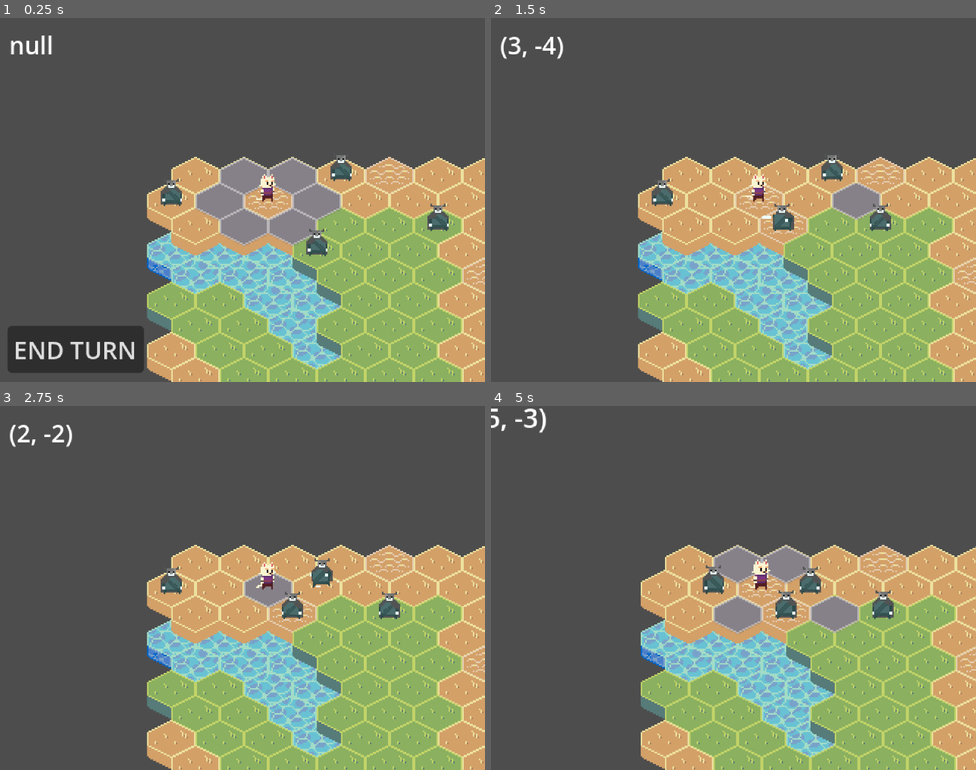
Above: before the commit, frames 1-4 (two rows, left to right).
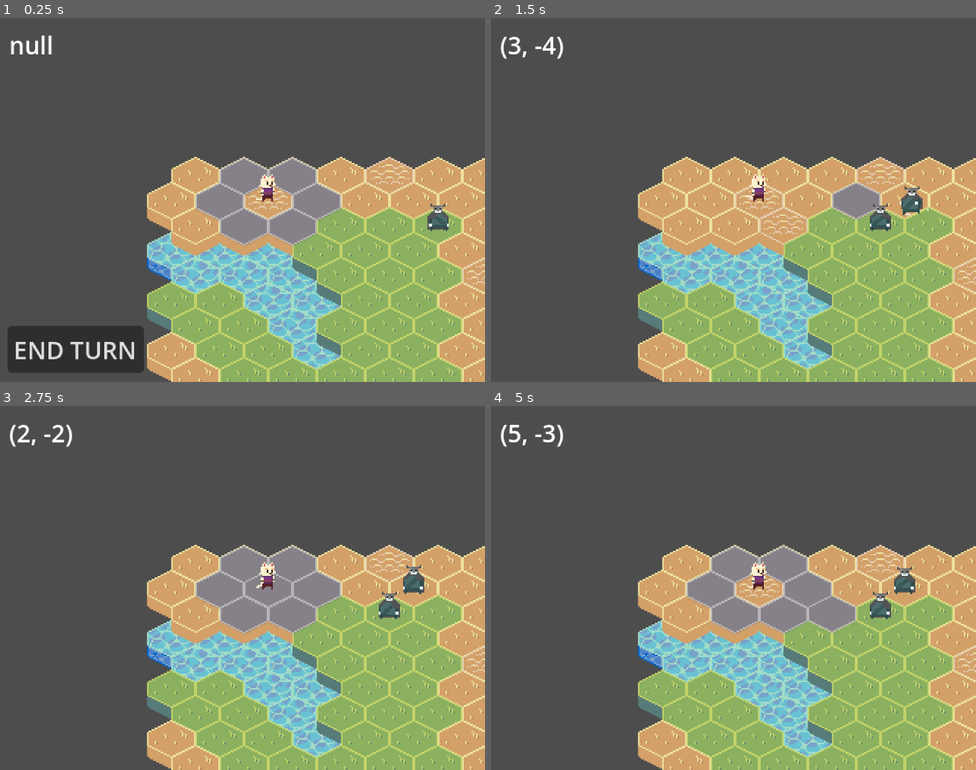
Above: after the commit, the same moments.

Repository: kroraf/cat-hoplite
Game: Godot game, scene res://scenes/game.tscn
Two runs of this game, one before a commit and one after it. Both use one fixed random seed, a clock stepped at 60 frames per second and the inputs below.
Inputs (mouse positions are in pixels of both pictures, inside the frame that each line leads up to):
- Up to frame 1 (0.25 s): no input
- Up to frame 2 (1.5 s): click "END TURN" at 0.5 s; tap Enter (ui_accept) at 1.25 s; move the mouse to (840, 181) at 1.27 s; press the mouse at (840, 181) at 1.28 s; hold Right (ui_right) from 1.28 s (still down)
- Up to frame 3 (2.75 s): tap Enter (ui_accept) at 1.52 s; release Right (ui_right) at 2 s; release the mouse at (349, 569) at 2 s; drag from (145, 606) to (266, 577) at 2.02 s
- Up to frame 4 (5 s): move the mouse to (782, 507) at 2.77 s; press the mouse at (782, 507) at 2.78 s; hold Right (ui_right) 2.78-3.5 s; tap O at 2.85 s; release the mouse at (782, 507) at 3.5 s; drag from (709, 660) to (879, 602) at 3.52 s; move the mouse to (879, 642) at 4.27 s; press the mouse at (879, 642) at 4.28 s; hold Left (ui_left) from 4.28 s (still down); tap Shift at 4.35 s; tap Enter (ui_accept) at 4.52 s

The runs differ from the first frame. In frame 1, 0.7% of the frame differs, in the area x 33-73%, y 37-66%; in frame 2, 1.0%; in frame 3, 4.8%; in frame 4, 14%, in the area x 0-100%, y 0-100%.

Commit message:
Command pattern implemented

Diff:
--- a/globals/animation_manager.gd
+++ /dev/null
@@ -1,53 +0,0 @@
-extends Node
-
-#var active_animations: int = 0
-#signal all_animations_complete
-
-#func register_animation() -> void:
-	#active_animations += 1
-	#print("Animation registered. Total: ", active_animations)
-
-#func unregister_animation() -> void:
-	#active_animations = max(0, active_animations - 1)
-	#print("Animation completed. Remaining: ", active_animations)
-	#
-	#if active_animations == 0:
-		#all_animations_complete.emit()
-#
-#func wait_for_animations() -> void:
-	#if active_animations > 0:
-		#print("Waiting for ", active_animations, " animations to complete...")
-		#await all_animations_complete
-		#print("All animations completed")
-
-var _blocking_by_node: Dictionary = {}   # Node -> count of blocking anims
-signal all_finished
-
-func register(node: Node) -> void:
-	if not _blocking_by_node.has(node):
-		_blocking_by_node[node] = 0
-		if not node.is_connected("tree_exited", Callable(self, "_on_node_freed")):
-			node.connect("tree_exited", Callable(self, "_on_node_freed").bind(node))
-	_blocking_by_node[node] += 1
-
-func unregister(node: Node) -> void:
-	if not _blocking_by_node.has(node):
-		return
-
-	_blocking_by_node[node] -= 1
-	if _blocking_by_node[node] <= 0:
-		_blocking_by_node.erase(node)
-
-	if _blocking_by_node.is_empty():
-		all_finished.emit()
-
-func _on_node_freed(node: Node) -> void:
-	# Node was freed mid-animation, clean it out
-	_blocking_by_node.erase(node)
-	if _blocking_by_node.is_empty():
-		all_finished.emit()
-
-func wait_for_all() -> void:
-	if _blocking_by_node.is_empty():
-		return
-	await all_finished
--- a/globals/event_bus.gd
+++ b/globals/event_bus.gd
@@ -9,3 +9,5 @@
 signal unit_died(unit)
 signal action_started(unit)
 signal action_complete(unit)
+signal post_command(cmd)
+signal execute_next_command
--- a/project.godot
+++ b/project.godot
@@ -21,7 +21,7 @@
 Navigation="*res://globals/navigation.gd"
 OccupancyManager="*res://globals/occupancy_manager.gd"
 MeleeAiController="*res://scripts/melee_ai_controller.gd"
-AnimationManager="*res://globals/animation_manager.gd"
+CommandProcessor="*res://scripts/command/command_processor.gd"
 
 [display]
 
--- a/scenes/game.tscn
+++ b/scenes/game.tscn
@@ -112,17 +112,7 @@
 def = ExtResource("9_0tnpc")
 
 [node name="Enemy2" parent="UnitManager/Group2" instance=ExtResource("2_yqjtg")]
-position = Vector2(113, 42)
-is_enemy = true
-def = ExtResource("9_0tnpc")
-
-[node name="Enemy3" parent="UnitManager/Group2" instance=ExtResource("2_yqjtg")]
-position = Vector2(129, -9)
-is_enemy = true
-def = ExtResource("9_0tnpc")
-
-[node name="Enemy4" parent="UnitManager/Group2" instance=ExtResource("2_yqjtg")]
-position = Vector2(13, 11)
+position = Vector2(187, 25)
 is_enemy = true
 def = ExtResource("9_0tnpc")
 
--- /dev/null
+++ b/scripts/command/attack_command.gd
@@ -0,0 +1,9 @@
+class_name AttackCommand extends Command
+
+
+func _init(src: Character, trgt: Character) -> void:
+	super(src, trgt)
+
+func execute():
+	print("{0} attacking {1}".format([source.name, target.name]))
+	await source.attack(target)
--- /dev/null
+++ b/scripts/command/command.gd
@@ -0,0 +1,11 @@
+class_name Command extends Node
+
+var source
+var target
+
+func _init(src, trgt) -> void:
+	source = src
+	target = trgt
+
+func execute():
+	pass
--- /dev/null
+++ b/scripts/command/command_processor.gd
@@ -0,0 +1,34 @@
+extends Node
+
+signal queue_empty
+
+var command_queue: Array[Command] = []
+var undo_queue: Array[Command]
+var executing: bool = false
+
+func _ready() -> void:
+	EventBus.post_command.connect(_on_post_command)
+	EventBus.execute_next_command.connect(_on_execute_next_command)
+
+func _on_post_command(command):
+	print("- Adding {0} to queue.".format([command]))
+	command_queue.append(command)
+	EventBus.execute_next_command.emit()
+
+func _on_execute_next_command():
+	print("> command_queue: ", command_queue)
+	if executing or command_queue.is_empty():
+		if command_queue.is_empty():
+			queue_empty.emit()
+		return
+	executing = true
+	var c: Command = command_queue.pop_front()
+	await c.execute()
+	executing = false
+	if not command_queue.is_empty():
+		EventBus.execute_next_command.emit()
+	else:
+		queue_empty.emit()
+
+func is_queue_empty() -> bool:
+	return command_queue.is_empty() and not executing
--- /dev/null
+++ b/scripts/command/command_processor.tscn
@@ -0,0 +1,6 @@
+[gd_scene load_steps=2 format=3 uid="uid://bcuxm5fguqmfh"]
+
+[ext_resource type="Script" uid="uid://cbxppk3hdtl0p" path="res://scripts/command/command_processor.gd" id="1_n6xcm"]
+
+[node name="CommandProcessor" type="Node"]
+script = ExtResource("1_n6xcm")
--- /dev/null
+++ b/scripts/command/die_command.gd
@@ -0,0 +1,8 @@
+class_name DieCommand extends Command
+
+func _init(src: Character) -> void:
+	super(src, null)
+
+func execute():
+	print("{0} dies.".format([source.name]))
+	await source.die()
--- /dev/null
+++ b/scripts/command/move_command.gd
@@ -0,0 +1,12 @@
+class_name MoveCommand extends Command
+
+var path: Array = []
+
+func _init(src: Character, move_path: Array) -> void:
+	super(src, null)
+	path = move_path
+	pass
+
+func execute():
+	print("{0} is moving to {1}".format([source.name, str(path)]))
+	await source.move_along_path(path)
--- a/scripts/game.gd
+++ b/scripts/game.gd
@@ -35,12 +35,15 @@
 		EventBus.cursor_accept_pressed.emit(hexgrid.local_to_map(get_global_mouse_position()))
 	elif event.is_action_pressed("left_mouse_button"):
 		# Only process clicks if it's player's turn and not busy
-		if unit_manager.is_player_turn() and not unit_manager.is_animation_playing():
+		if unit_manager.is_player_turn() and not unit_manager.is_animation_playing:
 			EventBus.cursor_accept_pressed.emit(hexgrid.local_to_map(get_global_mouse_position()))
 			var actual_current_unit = unit_manager.get_current_unit()
 			var movement_path = Navigation.get_movement_path(actual_current_unit.grid_position, cursor_cell_position)
 			if not actual_current_unit.is_in_motion and cursor_cell_position in Navigation.get_walkable_cells(actual_current_unit):
-				move_unit_to_cell(actual_current_unit, movement_path)
+				#move_unit_to_cell(actual_current_unit, movement_path)
+				var move_cmd = MoveCommand.new(actual_current_unit, movement_path)
+				move_cmd.name = "Plr mov"
+				EventBus.post_command.emit(move_cmd)
 #
 func _on_cursor_accept_pressed(cursor_cell):
 	coordinates_label.text = str(cursor_cell)
@@ -77,16 +80,13 @@
 
 func _update_end_turn_button():
 	var is_player_turn = unit_manager.is_player_turn()
-	var is_busy = unit_manager.is_animation_playing()
+	var is_busy = unit_manager.is_animation_playing
 
 	end_turn_button.visible = is_player_turn
 	end_turn_button.disabled = is_busy or not is_player_turn
 
 func _on_action_started(unit):
-	print("_on_action_started")
 	movement_overlay.clear_all_highlights()
 
 func _on_action_complete(unit):
-	pass
-	print("_on_action_complete")
 	update_movement_overlay(current_unit)
--- a/scripts/melee_ai_controller.gd
+++ b/scripts/melee_ai_controller.gd
@@ -54,7 +54,6 @@
 	return result.path
 
 func _execute_move() -> void:
-	await AnimationManager.wait_for_all()
 	var path = _get_path_to_player()
 
 	if path.size() > 1:
@@ -64,7 +63,10 @@
 			var move_path: Array[Vector2i] = [unit.grid_position, next_cell]
 
 			print(unit.name, " moving to: ", next_cell)
-			unit.move_along_path(move_path)
+			var move_cmd = MoveCommand.new(unit, move_path)
+			move_cmd.name = "Enmy mov"
+			EventBus.post_command.emit(move_cmd)
+			#unit.move_along_path(move_path)
 			# Don't call _on_move_complete here - let the movement complete signal handle it
 		else:
 			print("Cell not walkable, ending turn")
--- a/scripts/turn_manager.gd
+++ /dev/null
@@ -1,119 +0,0 @@
-class_name TurnManager
-extends Node2D
-
-var groups: Array = []
-
-var current_group: Node
-var current_group_index: int = 0
-var current_unit_index: int = 0
-var current_unit: Character
-var has_moved: bool = false
-var has_attacked: bool = false
-var current_acs: Array
-
-func _ready() -> void:
-	for child in get_children():
-		if child.get_child_count() > 0:
-			groups.append(child)
-
-func start_battle() -> void:
-	current_group = groups[0]
-	_begin_turn()
-
-func get_active_units() -> Array[Character]:
-	var units: Array[Character] = []
-
-	for group in groups:
-		for child in group.get_children():
-			if child.health > 0:
-				units.append(child)
-
-	return units
-
-func _unhandled_input(event: InputEvent) -> void:
-	if event is InputEventMouseMotion:
-		var cell = Navigation.world_to_cell(get_global_mouse_position())
-		var match_ac = null
-		for ac in current_acs:
-			if cell == ac.end_point:
-				match_ac = ac
-				break
-		if !has_moved:
-			EventBus.show_move_path.emit(match_ac)
-
-	if event is InputEventMouseButton and event.pressed and event.button_index == MOUSE_BUTTON_LEFT:
-		var cell = Navigation.world_to_cell(get_global_mouse_position())
-
-		for ac in current_acs:
-			if cell == ac.end_point:
-				if has_moved:
-					has_attacked = true
-					await _process_attack(ac)
-				else:
-					current_unit.move_along_path(ac.path + [ac.end_point])
-					await current_unit.movement_complete
-					has_moved = true
-				update_status()
-				return
-
-func _process_attack(ac: ActionInstance):
-	current_unit.attack(ac)
-	await current_unit.attack_complete
-	for cell in ac.path:
-		var children = []
-		for group in groups:
-			children.append_array(group.get_children())
-		for child in children:
-			if child.cell == cell:
-				if child != current_unit:
-					child.health -= 1
-
-func update_status() -> void:
-	if has_attacked and has_moved:
-		_step_turn()
-	else:
-		_update_paths()
-
-func _step_turn() -> void:
-	var prev_group_index = current_group_index
-	var prev_index = current_unit_index
-
-	var next_unit: Character
-
-	while true:
-		current_unit_index += 1
-		if current_unit_index >= current_group.get_child_count():
-			current_group_index = wrapi(current_group_index + 1, 0, groups.size())
-			current_group = groups[current_group_index]
-			current_unit_index = 0
-		print(current_unit_index)
-		if prev_group_index == current_group_index and prev_index == current_unit_index:
-			next_unit = null
-			break
-
-		if current_group.get_child(current_unit_index).is_active:
-			next_unit = current_group.get_child(current_unit_index)
-			break
-
-	if next_unit != null:
-		_begin_turn()
-	else:
-		print('no unit!')
-
-func _begin_turn() -> void:
-	current_unit = current_group.get_child(current_unit_index)
-	has_attacked = false
-	has_moved = false
-	_update_paths()
-
-func _update_paths() -> void:
-	EventBus.show_move_path.emit(null)
-	if has_moved:
-		current_acs = current_unit.get_attack_paths()
-		EventBus.show_attack_acs.emit(current_acs)
-		EventBus.show_move_acs.emit([])
-		return
-
-	current_acs = current_unit.get_move_paths()
-	EventBus.show_move_acs.emit(current_acs)
-	EventBus.show_attack_acs.emit([])
--- a/scripts/unit.gd
+++ b/scripts/unit.gd
@@ -30,7 +30,6 @@
 		is_in_motion = false
 		return
 
-	AnimationManager.register(self)
 	EventBus.movement_started.emit()
 	is_in_motion = true
 	current_path = path.slice(1)
@@ -57,7 +56,7 @@
 		self,
 		'global_position',
 		Navigation.map_to_global(next_cell),
-		.3
+		.5
 	).set_trans(Tween.TRANS_LINEAR)
 	#await movement_tween.finished
 
@@ -73,11 +72,16 @@
 		if occupant and occupant != self and occupant.is_enemy != self.is_enemy:
 			enemies_in_range.append(occupant)
 	print("Enemies in range: ", enemies_in_range)
-	for unit in enemies_in_range:
-		print("> ", self.name, " attacks ", unit.name)
-		await _play_attack_animation()
-		unit.take_damage(1)
+	for target in enemies_in_range:
+		var attack_cmd = AttackCommand.new(self, target)
+		attack_cmd.name = "{0} attk".format([self.name])
+		EventBus.post_command.emit(attack_cmd)
 	EventBus.action_complete.emit(self)
+
+func attack(target: Character):
+	print("> ", self.name, " attacks ", target.name)
+	await _play_attack_animation()
+	target.take_damage(1)
 
 func _get_actionable_cells() -> Array[Vector2i]:
 	var cells: Array[Vector2i] = []
@@ -107,19 +111,19 @@
 	sprite.play("idle")
 	is_in_motion = false
 	OccupancyManager.register_character(self, grid_position)
-	AnimationManager.unregister(unit_that_moved)
 	await scan_for_enemies_and_attack()
 	await get_tree().create_timer(0.1).timeout
-	AnimationManager.wait_for_all()
 	decrease_ap(1)
 	_evaluate_ap()
 
 func take_damage(value):
-	print(self.name, ": OUCH!")
 	_play_hit_animation()
 	current_hp -= value
 	if current_hp <= 0:
-		self.die()
+		var die_cmd = DieCommand.new(self)
+		die_cmd.name = "Die"
+		EventBus.post_command.emit(die_cmd)
+		#self.die()
 
 func die():
 	print(self.name, " DIES!")
@@ -128,16 +132,12 @@
 	await _play_death_animation()
 	EventBus.unit_died.emit(self)
 	queue_free()
-	#await get_tree().create_timer(1).timeout
-	#EventBus.end_turn.emit()
 
 func _play_run_animation():
 	if sprite.animation != "run":
 		sprite.play("run")
 
 func _play_death_animation() -> void:
-	print("playing death animation for ", self)
-	AnimationManager.register(self)
 	if sprite.sprite_frames.has_animation("die"):
 		sprite.play("die")
 		await sprite.animation_finished
@@ -145,17 +145,9 @@
 		var tween = create_tween()
 		tween.tween_property(self, "modulate:a", 0.0, 0.3)
 		await tween.finished
-	print("death animation for ", self, "is finally done!")
-	AnimationManager.unregister(self)
 
 func _play_attack_animation():
 	print("playing attack animation for ", self)
-	AnimationManager.register(self)
-	# Face the target
-	#var direction = target.global_position - global_position
-	#sprite.flip_h = direction.x < 0
-
-	# Play attack animation
 	if sprite.sprite_frames.has_animation("attack"):
 		sprite.play("attack")
 		await sprite.animation_finished
@@ -166,11 +158,9 @@
 		tween.tween_property(sprite, "scale", Vector2(1.2, 1.2), 0.1)
 		tween.tween_property(sprite, "scale", Vector2(1.0, 1.0), 0.1)
 		await tween.finished
-	AnimationManager.unregister(self)
 
 func _play_hit_animation():
 	print("playing hit animation for ", self)
-	AnimationManager.register(self)
 	if sprite.sprite_frames.has_animation("hit"):
 		sprite.play("hit")
 		await sprite.animation_finished
@@ -198,4 +188,3 @@
 		tween.tween_property(self, "modulate", original_modulate, 0.08)
 		tween.tween_property(self, "scale", original_scale, 0.08)
 		await tween.finished
-	AnimationManager.unregister(self)
--- a/scripts/unit_manager.gd
+++ b/scripts/unit_manager.gd
@@ -1,103 +1,190 @@
 extends Node
 class_name UnitManager
 
+enum Team {PLAYER, ENEMY}
+
 var groups: Array = []
-var current_group: Node
+var current_team: Team = Team.PLAYER
 var current_unit: Character
-var has_moved: bool = false
 var current_unit_index: int = 0
-var current_group_index: int = 0
-var animation_playing := false
+var is_animation_playing: bool = false
+
+signal turn_started(unit: Character)
+signal turn_ended(unit: Character)
+signal battle_ended(winning_team: Team)
 
 func _ready() -> void:
+	_connect_signals()
+	_initialize_groups()
+
+func _connect_signals() -> void:
 	EventBus.end_turn.connect(_on_end_turn)
 	EventBus.movement_started.connect(_on_movement_started)
 	EventBus.movement_complete.connect(_on_movement_complete)
 	EventBus.unit_died.connect(_on_unit_died)
 
+func _initialize_groups() -> void:
 	for child in get_children():
 		if child.get_child_count() > 0:
 			groups.append(child)
 
-func init_units():
+func init_units() -> void:
 	for group in groups:
 		for unit in group.get_children():
 			unit.init()
 
 func start_battle() -> void:
-	current_group = groups[0]
+	current_team = Team.PLAYER
 	_begin_turn()
 
 func _step_turn() -> void:
-	current_unit_index += 1
-	if current_unit_index >= current_group.get_child_count():
-		current_group_index = wrapi(current_group_index + 1, 0, groups.size())
-		current_group = groups[current_group_index]
-		current_unit_index = 0
+	# Check if battle should end first
+	if _should_end_battle():
+		_end_battle()
+		return
 
-	if current_group.get_child_count() <= 0:
-		print("--- GAME OVER! ---")
-		queue_free()
+	var next_unit = _find_next_active_unit()
 
-	current_unit = current_group.get_child(current_unit_index)
-	if current_unit.dead:
+	if not next_unit:
+		_end_battle()
+		return
+
+	current_unit = next_unit
+	_begin_turn()
+
+func _find_next_active_unit() -> Character:
+	var start_group_index = current_team
+	var start_unit_index = current_unit_index
+	var max_iterations = groups.size() * 10  # Safety limit
+
+	for iteration in max_iterations:
+		current_unit_index += 1
+
+		# Move to next group if needed
+		if current_unit_index >= groups[current_team].get_child_count():
+			current_team = (current_team + 1) % groups.size()
+			current_unit_index = 0
+
+		# Check if unit is valid and alive
+		var unit = _get_current_unit_candidate()
+		if unit and not unit.dead:
+			return unit
+
+		# Break if we've checked all units
+		if current_team == start_group_index and current_unit_index == start_unit_index:
+			break
+
+	return null
+
+func _get_current_unit_candidate() -> Character:
+	if current_team < groups.size() and current_unit_index < groups[current_team].get_child_count():
+		return groups[current_team].get_child(current_unit_index)
+	return null
+
+func _begin_turn() -> void:
+	current_unit = _get_current_unit_candidate()
+
+	if not current_unit or current_unit.dead:
+		print("Invalid unit selected, progressing turn")
 		_step_turn()
 		return
-	print("> Group switched to: ", current_group.name, current_group.get_child_count())
-	_begin_turn()
 
-func _begin_turn() -> void:
-	current_unit = current_group.get_child(current_unit_index)
-	print("Current group: ", current_group.name)
-	print("Current unit: ", current_unit.name)
-	EventBus.turn_started.emit()
+	print("Turn started for: ", current_unit.name, " (Team: ", current_team, ")")
+
+	turn_started.emit(current_unit)
 	current_unit.reset_ap()
-	if current_group.name == "Group1": #change that to group instead of name
+
+	if current_team == Team.PLAYER:
 		_update_movement_field()
 	else:
 		_process_enemy_turn()
 
-func _process_enemy_turn():
-	await AnimationManager.wait_for_all()
-	var ai_controller = MeleeAIController.new()
-	ai_controller.initialize(current_unit, groups[0].get_children()[0])
-	ai_controller.take_turn()
+func _process_enemy_turn() -> void:
+	var player_unit = _get_first_player_unit()
+	if player_unit:
+		var ai_controller = MeleeAIController.new()
+		ai_controller.initialize(current_unit, player_unit)
+		ai_controller.take_turn()
+	else:
+		# No players left, end turn quickly
+		EventBus.end_turn.emit()
+
+func _get_first_player_unit() -> Character:
+	if groups[Team.PLAYER].get_child_count() > 0:
+		return groups[Team.PLAYER].get_child(0)
+	return null
 
 func _update_movement_field() -> void:
 	EventBus.show_movement_field.emit(current_unit)
 
-func _on_end_turn():
-	print(">> ON TURN END - Waiting for animations...")
-	await get_tree().create_timer(0.1).timeout
-	await AnimationManager.wait_for_all()
-	print("<< All animations done, proceeding to next turn")
+func _on_end_turn() -> void:
+	if not CommandProcessor.is_queue_empty():
+		await CommandProcessor.queue_empty
+
+	turn_ended.emit(current_unit)
 	_step_turn()
 
-func get_current_unit():
+func get_current_unit() -> Character:
 	return current_unit
 
 func _on_movement_started() -> void:
-	animation_playing = true
+	is_animation_playing = true
 
-func _on_movement_complete(unit):
-	animation_playing = false
+func _on_movement_complete(unit: Character) -> void:
+	is_animation_playing = false
 
 func is_player_turn() -> bool:
-	return current_group.name == "Group1"
+	return current_team == Team.PLAYER
 
-func is_animation_playing() -> bool:
-	return animation_playing
+func _on_unit_died(dead_unit: Character) -> void:
+	print("Unit died: ", dead_unit.name)
 
-func _on_unit_died(dead_unit: Character):
-	print("Unit died: ", dead_unit.name)
-	# Find which group the dead unit belongs to
 	for group in groups:
 		if dead_unit in group.get_children():
-			# Remove from group
 			group.remove_child(dead_unit)
-			# If it was the current unit, handle turn progression
-			if dead_unit == current_unit:
-				print("Current unit died, ending turn")
-				#EventBus.end_turn.emit()
-				_step_turn()
 			break
+
+	if dead_unit == current_unit:
+		_step_turn()
+
+func _end_battle() -> void:
+	var winning_team = Team.PLAYER if groups[Team.ENEMY].get_child_count() == 0 else Team.ENEMY
+	print("--- BATTLE ENDED! Winner: Team ", winning_team, " ---")
+	battle_ended.emit(winning_team)
+
+	_disable_all_units()
+
+# Helper function to get team from group name (if you need it)
+func _get_team_from_group_name(group_name: String) -> Team:
+	match group_name:
+		"Group1": return Team.PLAYER
+		"Group2": return Team.ENEMY
+		_: return Team.PLAYER
+
+func can_accept_input() -> bool:
+	return current_team == Team.PLAYER and not is_animation_playing and not CommandProcessor.is_queue_empty()
+
+func _disable_all_units() -> void:
+	for group in groups:
+		for unit in group.get_children():
+			unit.set_process(false)
+			unit.set_process_input(false)
+			unit.set_process_unhandled_input(false)
+
+func _has_living_units(team_index: int) -> bool:
+	# Assuming team_index is always valid
+	if groups[team_index].get_children().size() > 0:
+		return true
+	else:
+		return false
+
+func _should_end_battle() -> bool:
+	# Battle ends when only one team has living units
+	var teams_with_units = 0
+
+	for team_index in groups.size():
+		if _has_living_units(team_index):
+			teams_with_units += 1
+			if teams_with_units > 1:
+				return false  # Multiple teams still have units
+	return true
Not shown, removed: globals/animation_manager.gd.uid
Not shown, changed: icon.svg.import
Not shown: 1 places in resources/Unit/Characters/boxer_spriteframes.tres that only renumber resources
Not shown: 1 places in resources/Unit/Characters/cat_spriteframes.tres that only renumber resources
Not shown: 1 places in scenes/game.tscn that only renumber resources
Not shown, added: scripts/command/attack_command.gd.uid
Not shown, added: scripts/command/command.gd.uid
Not shown, added: scripts/command/command_processor.gd.uid
Not shown, added: scripts/command/die_command.gd.uid
Not shown, added: scripts/command/move_command.gd.uid
Not shown, removed: scripts/turn_manager.gd.uid
